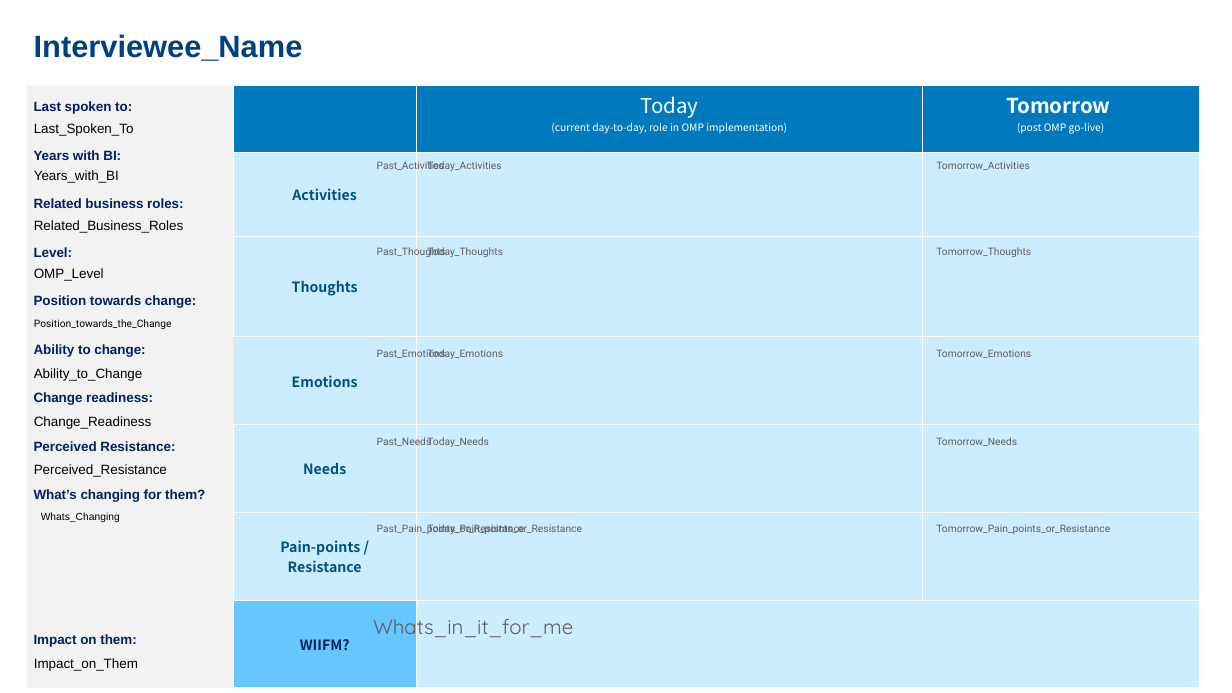
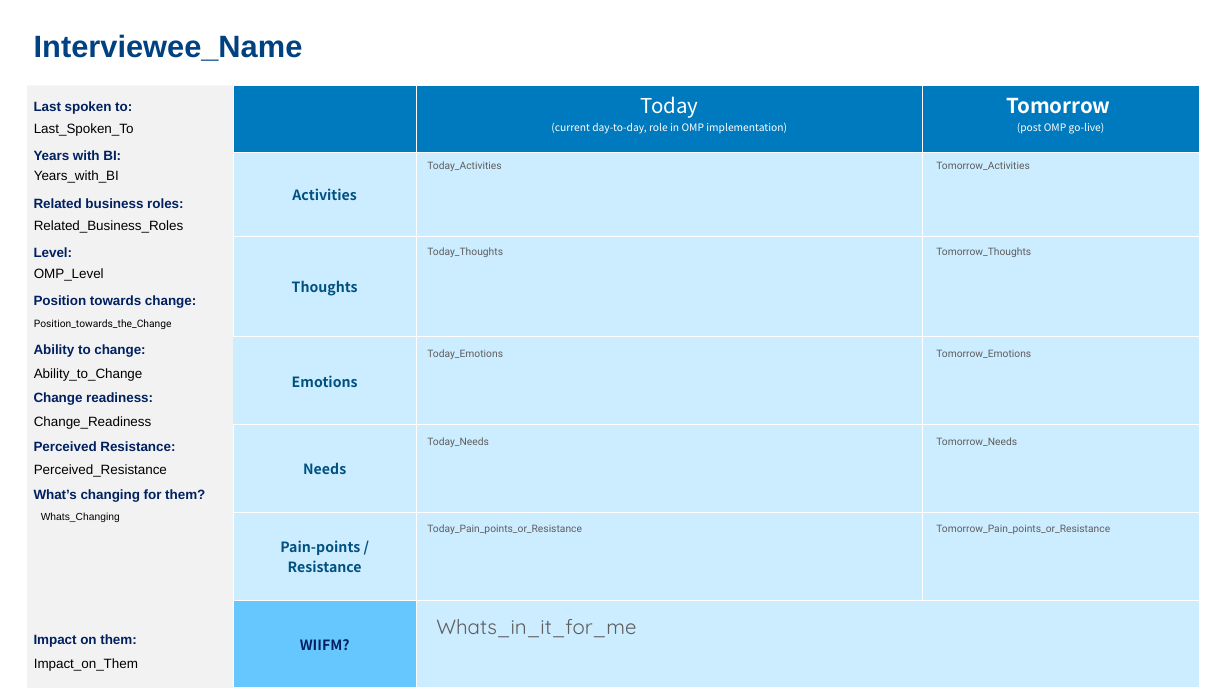
Before and after one commit to xpistos90210/templates, a slide deck: slide 1 of OMP_persona_3c_template.pptx. Drawn at 1232x693 pixels with LibreOffice and Linux fonts; fonts in the diff are those of the drawing; background and template pictures are left out. Boxes give left, top, right and bottom in pixels: in the first picture for what was removed or moved away, otherwise in the second. Text is boxed around its words. In the diff, an @@ line names an element or a change of style, - is before the commit and + after.

```diff
--- a/OMP_persona_3c_template.pptx
+++ b/OMP_persona_3c_template.pptx
@@ text removed at <box>377,160,444,173</box> @@
-Past_Activities
@@ text removed at <box>377,246,446,259</box> @@
-Past_Thoughts
@@ text removed at <box>377,347,446,360</box> @@
-Past_Emotions
@@ text removed at <box>377,435,489,448</box> @@
-Past_Needs
@@ text removed at <box>377,522,525,535</box> @@
-Past_Pain_points_or_Resistance
@@ text "Whats_in_it_for_me" rewrapped from <box>373,614,573,640</box> to <box>436,619,636,638</box> @@
```
Also in this commit, not shown: 9 slides added.
